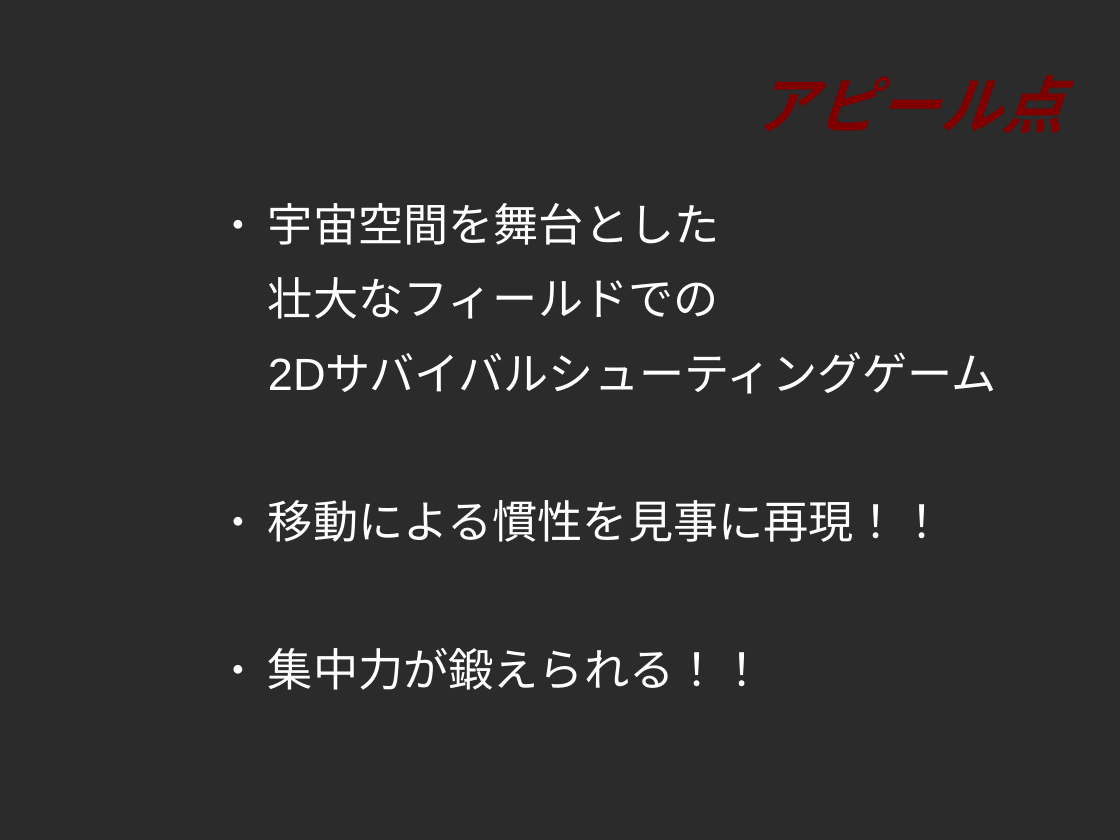
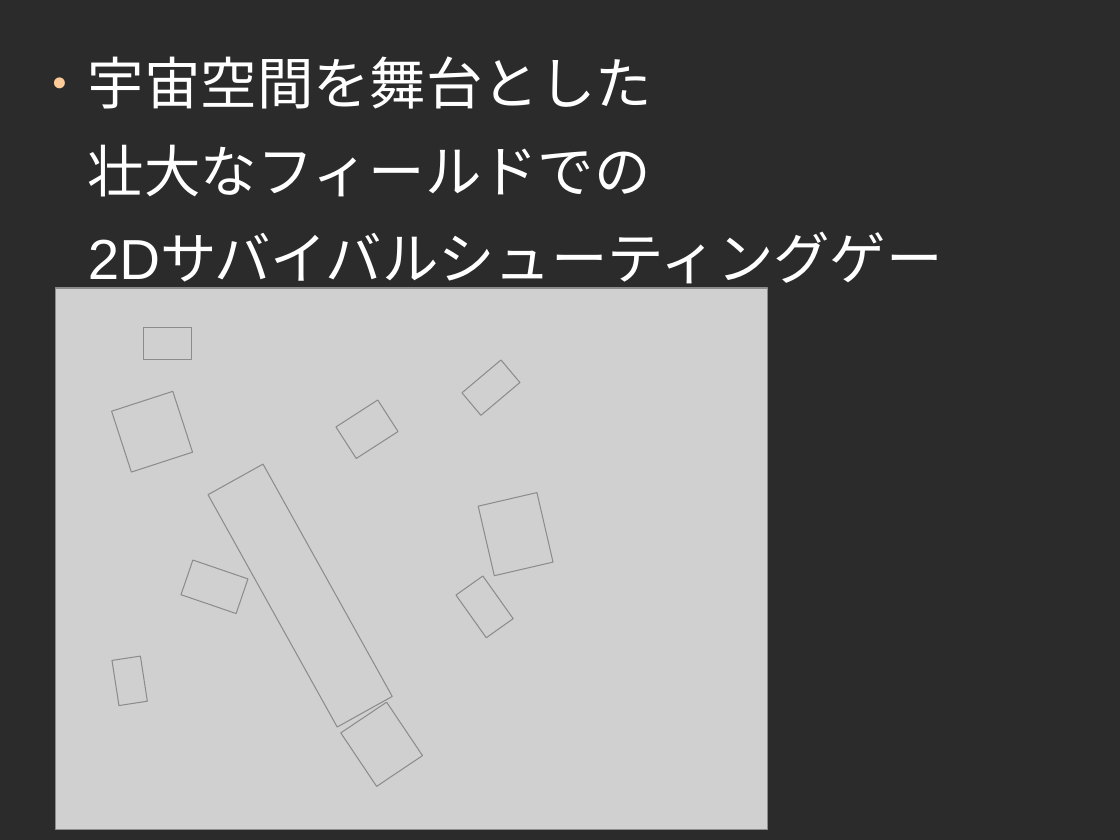
Before and after one commit to MatsuTaku/darenogare, a slide deck: slide 2 of 企画書2/グループ開発プレゼン.odp. Drawn at 1120x840 pixels with LibreOffice and Linux fonts; fonts in the diff are those of the drawing; grey boxes stand for pictures; background and template pictures are left out; a plain dark background stands for a picture behind light text. Boxes give left, top, right and bottom in pixels: in the first picture for what was removed or moved away, otherwise in the second. Text is boxed around its words. In the diff, an @@ line names an element or a change of style, - is before the commit and + after.

Commit message:
presentation

```diff
--- a/企画書2/グループ開発プレゼン.odp
+++ b/企画書2/グループ開発プレゼン.odp
@@ text "宇宙空間を舞台とした": place and size @@
-text "宇宙空間を舞台とした" at [268, 203, 997, 690]
+text "宇宙空間を舞台とした" at [88, 56, 652, 197]
@@ text "宇宙空間を舞台とした" at [88, 56, 652, 197]: size 32 to 40 pt; bullet colour #FFFFFF to #FFCC99 @@
@@ picture added at [56, 288, 768, 829] @@
@@ title removed at [268, 277, 719, 319] @@
-アピール点
@@ picture added at [144, 327, 192, 360] @@
@@ picture added at [462, 360, 520, 415] @@
@@ picture added at [112, 391, 192, 472] @@
@@ picture added at [336, 400, 399, 459] @@
@@ picture added at [209, 464, 393, 727] @@
@@ text at [268, 500, 944, 690]: paragraphs removed @@
-● 移動による慣性を見事に再現！！
-● 集中力が鍛えられる！！
@@ picture added at [478, 493, 552, 575] @@
@@ picture added at [181, 560, 247, 613] @@
@@ picture added at [456, 576, 513, 638] @@
@@ picture added at [112, 656, 147, 706] @@
@@ picture added at [341, 702, 422, 786] @@
```
Also in this commit, not shown: 2 other slides changed, 5 slides added, 1 slide removed, 1 other file.
